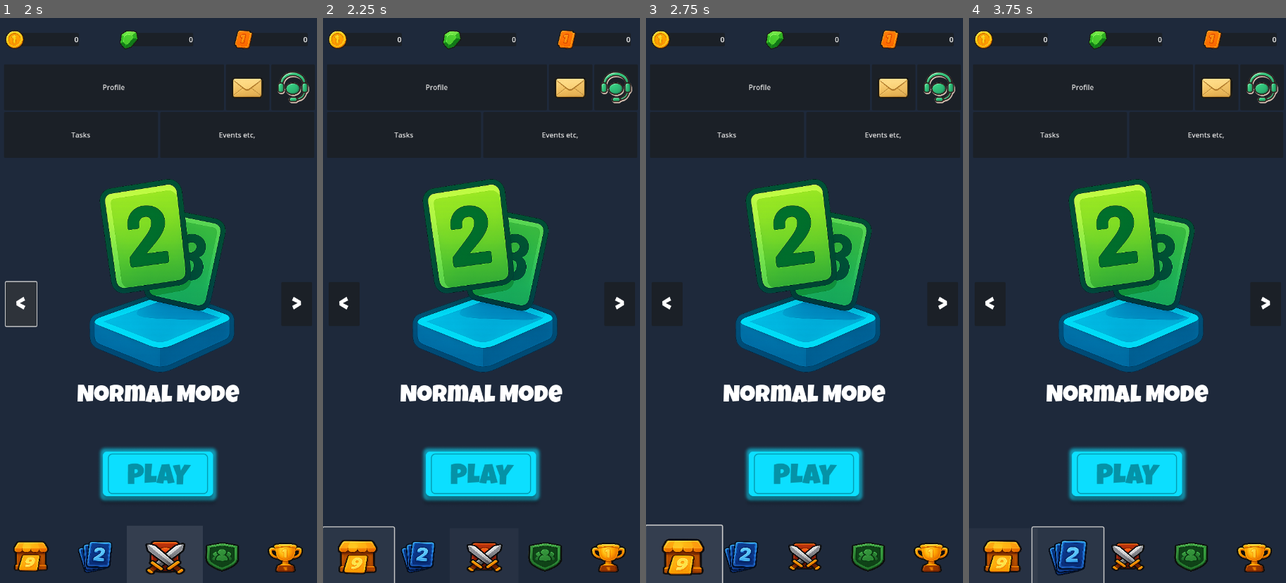
Above: before the commit, frames 1-4 (left to right).
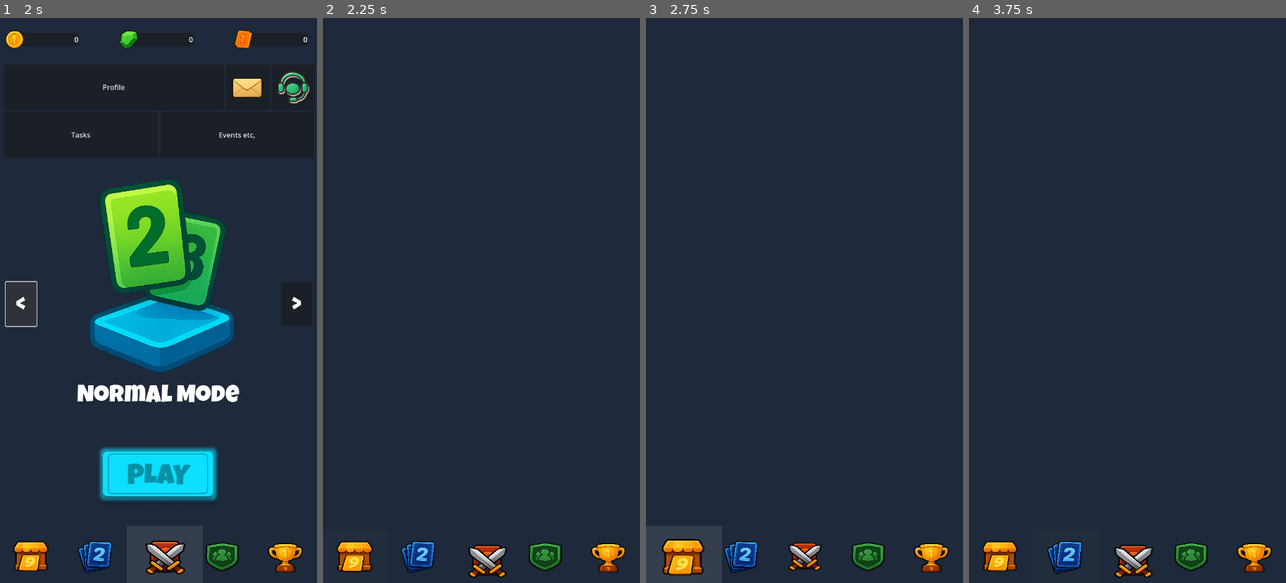
Above: after the commit, the same moments.

Repository: MannLester/TheNumbersGame
Game: Godot game, scene res://scenes/authentication_page/authentication_page.tscn
The game is run twice, just before and just after one commit, with the same random seed, the same clock (stepped at 60 frames per second) and the same inputs.
Inputs (mouse positions are in pixels of both pictures, inside the frame that each line leads up to):
- Up to frame 1 (2 s): click (158, 334) at 0.5 s; click (22, 306) at 1.27 s
- Up to frame 2 (2.25 s): click (354, 554) at 2.02 s
- Up to frame 3 (2.75 s): no input
- Up to frame 4 (3.75 s): click (1007, 554) at 2.77 s; click (1064, 554) at 3.52 s

Frame 1 is identical in both runs. In frame 2, 18% of the frame differs, in the area x 0-98%, y 2-100%; in frame 3, 17%; in frame 4, 19%, in the area x 1-98%, y 2-100%.

Commit message:
Navigation From Tabs

Diff:
--- /dev/null
+++ b/scenes/card_collection_page/card_collection_page.tscn
@@ -0,0 +1,23 @@
+[gd_scene load_steps=2 format=3 uid="uid://bvwow334624be"]
+
+[ext_resource type="PackedScene" uid="uid://c6fl2vycdfhg3" path="res://scenes/home_page/home_bottom_tabs.tscn" id="1_avj4x"]
+
+[node name="Control" type="Control"]
+layout_mode = 3
+anchors_preset = 15
+anchor_right = 1.0
+anchor_bottom = 1.0
+grow_horizontal = 2
+grow_vertical = 2
+
+[node name="ColorRect" type="ColorRect" parent="."]
+layout_mode = 1
+anchors_preset = 15
+anchor_right = 1.0
+anchor_bottom = 1.0
+grow_horizontal = 2
+grow_vertical = 2
+color = Color(0.117647, 0.160784, 0.231373, 1)
+
+[node name="Control" parent="." instance=ExtResource("1_avj4x")]
+layout_mode = 1
--- /dev/null
+++ b/scenes/club_page/club_page.tscn
@@ -0,0 +1,23 @@
+[gd_scene load_steps=2 format=3 uid="uid://der3e763filh2"]
+
+[ext_resource type="PackedScene" uid="uid://c6fl2vycdfhg3" path="res://scenes/home_page/home_bottom_tabs.tscn" id="1_h3fdw"]
+
+[node name="Control" type="Control"]
+layout_mode = 3
+anchors_preset = 15
+anchor_right = 1.0
+anchor_bottom = 1.0
+grow_horizontal = 2
+grow_vertical = 2
+
+[node name="ColorRect" type="ColorRect" parent="."]
+layout_mode = 1
+anchors_preset = 15
+anchor_right = 1.0
+anchor_bottom = 1.0
+grow_horizontal = 2
+grow_vertical = 2
+color = Color(0.117647, 0.160784, 0.231373, 1)
+
+[node name="Control" parent="." instance=ExtResource("1_h3fdw")]
+layout_mode = 1
--- a/scenes/home_page/home_bottom_tabs.tscn
+++ b/scenes/home_page/home_bottom_tabs.tscn
@@ -7,7 +7,7 @@
 [ext_resource type="Texture2D" uid="uid://cxqw11fmgdqvw" path="res://assets/icons/club_icon.png" id="4_q8oi7"]
 [ext_resource type="Texture2D" uid="uid://c83y2c114o2kn" path="res://assets/icons/leaderboard_icon.png" id="5_f216s"]
 
-[node name="Control" type="Control"]
+[node name="HomeBottomTabs" type="Control"]
 custom_minimum_size = Vector2(0, 120)
 layout_mode = 3
 anchors_preset = 12
@@ -18,38 +18,38 @@
 grow_vertical = 0
 script = ExtResource("1_wywqs")
 
-[node name="MarginContainer" type="MarginContainer" parent="."]
-layout_mode = 1
-anchors_preset = 15
-anchor_right = 1.0
-anchor_bottom = 1.0
-grow_horizontal = 2
-grow_vertical = 2
-
-[node name="HBoxContainer" type="HBoxContainer" parent="MarginContainer"]
+[node name="HomeBottomMargin" type="MarginContainer" parent="."]
+layout_mode = 1
+anchors_preset = 15
+anchor_right = 1.0
+anchor_bottom = 1.0
+grow_horizontal = 2
+grow_vertical = 2
+
+[node name="HomeBottomContainer" type="HBoxContainer" parent="HomeBottomMargin"]
 custom_minimum_size = Vector2(144, 120)
 layout_mode = 2
 theme_override_constants/separation = 0
 
-[node name="MarginContainer" type="MarginContainer" parent="MarginContainer/HBoxContainer"]
-layout_mode = 2
-size_flags_horizontal = 3
-
-[node name="Button" type="Button" parent="MarginContainer/HBoxContainer/MarginContainer"]
-custom_minimum_size = Vector2(144, 120)
-layout_mode = 2
-size_flags_horizontal = 3
-size_flags_vertical = 3
-
-[node name="ColorRect" type="ColorRect" parent="MarginContainer/HBoxContainer/MarginContainer/Button"]
-layout_mode = 1
-anchors_preset = 15
-anchor_right = 1.0
-anchor_bottom = 1.0
-grow_horizontal = 2
-grow_vertical = 2
-
-[node name="TextureRect" type="TextureRect" parent="MarginContainer/HBoxContainer/MarginContainer/Button"]
+[node name="ShopButtonMargin" type="MarginContainer" parent="HomeBottomMargin/HomeBottomContainer"]
+layout_mode = 2
+size_flags_horizontal = 3
+
+[node name="ShopButton" type="Button" parent="HomeBottomMargin/HomeBottomContainer/ShopButtonMargin"]
+custom_minimum_size = Vector2(144, 120)
+layout_mode = 2
+size_flags_horizontal = 3
+size_flags_vertical = 3
+
+[node name="ShopButtonColor" type="ColorRect" parent="HomeBottomMargin/HomeBottomContainer/ShopButtonMargin/ShopButton"]
+layout_mode = 1
+anchors_preset = 15
+anchor_right = 1.0
+anchor_bottom = 1.0
+grow_horizontal = 2
+grow_vertical = 2
+
+[node name="ShopButtonIcon" type="TextureRect" parent="HomeBottomMargin/HomeBottomContainer/ShopButtonMargin/ShopButton"]
 layout_mode = 1
 anchors_preset = 8
 anchor_left = 0.5
@@ -65,25 +65,25 @@
 texture = ExtResource("1_nk25n")
 expand_mode = 3
 
-[node name="MarginContainer2" type="MarginContainer" parent="MarginContainer/HBoxContainer"]
-layout_mode = 2
-size_flags_horizontal = 3
-
-[node name="Button" type="Button" parent="MarginContainer/HBoxContainer/MarginContainer2"]
-custom_minimum_size = Vector2(144, 120)
-layout_mode = 2
-size_flags_horizontal = 3
-size_flags_vertical = 3
-
-[node name="ColorRect" type="ColorRect" parent="MarginContainer/HBoxContainer/MarginContainer2/Button"]
-layout_mode = 1
-anchors_preset = 15
-anchor_right = 1.0
-anchor_bottom = 1.0
-grow_horizontal = 2
-grow_vertical = 2
-
-[node name="TextureRect" type="TextureRect" parent="MarginContainer/HBoxContainer/MarginContainer2/Button"]
+[node name="CardButtonMargin" type="MarginContainer" parent="HomeBottomMargin/HomeBottomContainer"]
+layout_mode = 2
+size_flags_horizontal = 3
+
+[node name="CardButton" type="Button" parent="HomeBottomMargin/HomeBottomContainer/CardButtonMargin"]
+custom_minimum_size = Vector2(144, 120)
+layout_mode = 2
+size_flags_horizontal = 3
+size_flags_vertical = 3
+
+[node name="CardButtonColor" type="ColorRect" parent="HomeBottomMargin/HomeBottomContainer/CardButtonMargin/CardButton"]
+layout_mode = 1
+anchors_preset = 15
+anchor_right = 1.0
+anchor_bottom = 1.0
+grow_horizontal = 2
+grow_vertical = 2
+
+[node name="CardButtonIcon" type="TextureRect" parent="HomeBottomMargin/HomeBottomContainer/CardButtonMargin/CardButton"]
 layout_mode = 1
 anchors_preset = 8
 anchor_left = 0.5
@@ -99,25 +99,25 @@
 texture = ExtResource("2_khki1")
 expand_mode = 3
 
-[node name="MarginContainer3" type="MarginContainer" parent="MarginContainer/HBoxContainer"]
-layout_mode = 2
-size_flags_horizontal = 3
-
-[node name="Button" type="Button" parent="MarginContainer/HBoxContainer/MarginContainer3"]
-custom_minimum_size = Vector2(144, 120)
-layout_mode = 2
-size_flags_horizontal = 3
-size_flags_vertical = 3
-
-[node name="ColorRect" type="ColorRect" parent="MarginContainer/HBoxContainer/MarginContainer3/Button"]
-layout_mode = 1
-anchors_preset = 15
-anchor_right = 1.0
-anchor_bottom = 1.0
-grow_horizontal = 2
-grow_vertical = 2
-
-[node name="TextureRect" type="TextureRect" parent="MarginContainer/HBoxContainer/MarginContainer3/Button"]
+[node name="BattleButtonMargin" type="MarginContainer" parent="HomeBottomMargin/HomeBottomContainer"]
+layout_mode = 2
+size_flags_horizontal = 3
+
+[node name="BattleButton" type="Button" parent="HomeBottomMargin/HomeBottomContainer/BattleButtonMargin"]
+custom_minimum_size = Vector2(144, 120)
+layout_mode = 2
+size_flags_horizontal = 3
+size_flags_vertical = 3
+
+[node name="BattleButtonColor" type="ColorRect" parent="HomeBottomMargin/HomeBottomContainer/BattleButtonMargin/BattleButton"]
+layout_mode = 1
+anchors_preset = 15
+anchor_right = 1.0
+anchor_bottom = 1.0
+grow_horizontal = 2
+grow_vertical = 2
+
+[node name="BattleButtonIcon" type="TextureRect" parent="HomeBottomMargin/HomeBottomContainer/BattleButtonMargin/BattleButton"]
 layout_mode = 1
 anchors_preset = 8
 anchor_left = 0.5
@@ -133,25 +133,25 @@
 texture = ExtResource("3_xn54x")
 expand_mode = 3
 
-[node name="MarginContainer4" type="MarginContainer" parent="MarginContainer/HBoxContainer"]
-layout_mode = 2
-size_flags_horizontal = 3
-
-[node name="Button" type="Button" parent="MarginContainer/HBoxContainer/MarginContainer4"]
-custom_minimum_size = Vector2(144, 120)
-layout_mode = 2
-size_flags_horizontal = 3
-size_flags_vertical = 3
-
-[node name="ColorRect" type="ColorRect" parent="MarginContainer/HBoxContainer/MarginContainer4/Button"]
-layout_mode = 1
-anchors_preset = 15
-anchor_right = 1.0
-anchor_bottom = 1.0
-grow_horizontal = 2
-grow_vertical = 2
-
-[node name="TextureRect" type="TextureRect" parent="MarginContainer/HBoxContainer/MarginContainer4/Button"]
+[node name="ClubButtonMargin" type="MarginContainer" parent="HomeBottomMargin/HomeBottomContainer"]
+layout_mode = 2
+size_flags_horizontal = 3
+
+[node name="ClubButton" type="Button" parent="HomeBottomMargin/HomeBottomContainer/ClubButtonMargin"]
+custom_minimum_size = Vector2(144, 120)
+layout_mode = 2
+size_flags_horizontal = 3
+size_flags_vertical = 3
+
+[node name="ClubButtonColor" type="ColorRect" parent="HomeBottomMargin/HomeBottomContainer/ClubButtonMargin/ClubButton"]
+layout_mode = 1
+anchors_preset = 15
+anchor_right = 1.0
+anchor_bottom = 1.0
+grow_horizontal = 2
+grow_vertical = 2
+
+[node name="ClubButtonIcon" type="TextureRect" parent="HomeBottomMargin/HomeBottomContainer/ClubButtonMargin/ClubButton"]
 layout_mode = 1
 anchors_preset = 8
 anchor_left = 0.5
@@ -167,25 +167,25 @@
 texture = ExtResource("4_q8oi7")
 expand_mode = 3
 
-[node name="MarginContainer5" type="MarginContainer" parent="MarginContainer/HBoxContainer"]
-layout_mode = 2
-size_flags_horizontal = 3
-
-[node name="Button" type="Button" parent="MarginContainer/HBoxContainer/MarginContainer5"]
-custom_minimum_size = Vector2(144, 120)
-layout_mode = 2
-size_flags_horizontal = 3
-size_flags_vertical = 3
-
-[node name="ColorRect" type="ColorRect" parent="MarginContainer/HBoxContainer/MarginContainer5/Button"]
-layout_mode = 1
-anchors_preset = 15
-anchor_right = 1.0
-anchor_bottom = 1.0
-grow_horizontal = 2
-grow_vertical = 2
-
-[node name="TextureRect" type="TextureRect" parent="MarginContainer/HBoxContainer/MarginContainer5/Button"]
+[node name="LeaderboardButtonMargin" type="MarginContainer" parent="HomeBottomMargin/HomeBottomContainer"]
+layout_mode = 2
+size_flags_horizontal = 3
+
+[node name="LeaderboardButton" type="Button" parent="HomeBottomMargin/HomeBottomContainer/LeaderboardButtonMargin"]
+custom_minimum_size = Vector2(144, 120)
+layout_mode = 2
+size_flags_horizontal = 3
+size_flags_vertical = 3
+
+[node name="LeaderboardButtonColor" type="ColorRect" parent="HomeBottomMargin/HomeBottomContainer/LeaderboardButtonMargin/LeaderboardButton"]
+layout_mode = 1
+anchors_preset = 15
+anchor_right = 1.0
+anchor_bottom = 1.0
+grow_horizontal = 2
+grow_vertical = 2
+
+[node name="LeaderboardButtonIcon" type="TextureRect" parent="HomeBottomMargin/HomeBottomContainer/LeaderboardButtonMargin/LeaderboardButton"]
 layout_mode = 1
 anchors_preset = 8
 anchor_left = 0.5
--- /dev/null
+++ b/scenes/leaderboard_page/leaderboard_page.tscn
@@ -0,0 +1,23 @@
+[gd_scene load_steps=2 format=3 uid="uid://dxk82virnrfbm"]
+
+[ext_resource type="PackedScene" uid="uid://c6fl2vycdfhg3" path="res://scenes/home_page/home_bottom_tabs.tscn" id="1_4oxyw"]
+
+[node name="Control" type="Control"]
+layout_mode = 3
+anchors_preset = 15
+anchor_right = 1.0
+anchor_bottom = 1.0
+grow_horizontal = 2
+grow_vertical = 2
+
+[node name="ColorRect" type="ColorRect" parent="."]
+layout_mode = 1
+anchors_preset = 15
+anchor_right = 1.0
+anchor_bottom = 1.0
+grow_horizontal = 2
+grow_vertical = 2
+color = Color(0.117647, 0.160784, 0.231373, 1)
+
+[node name="Control" parent="." instance=ExtResource("1_4oxyw")]
+layout_mode = 1
--- /dev/null
+++ b/scenes/shop_page/shop_page.tscn
@@ -0,0 +1,23 @@
+[gd_scene load_steps=2 format=3 uid="uid://bdqmlt1x1juwy"]
+
+[ext_resource type="PackedScene" uid="uid://c6fl2vycdfhg3" path="res://scenes/home_page/home_bottom_tabs.tscn" id="1_bmfl5"]
+
+[node name="Control" type="Control"]
+layout_mode = 3
+anchors_preset = 15
+anchor_right = 1.0
+anchor_bottom = 1.0
+grow_horizontal = 2
+grow_vertical = 2
+
+[node name="ColorRect" type="ColorRect" parent="."]
+layout_mode = 1
+anchors_preset = 15
+anchor_right = 1.0
+anchor_bottom = 1.0
+grow_horizontal = 2
+grow_vertical = 2
+color = Color(0.117647, 0.160784, 0.231373, 1)
+
+[node name="Control" parent="." instance=ExtResource("1_bmfl5")]
+layout_mode = 1
--- a/scripts/home_bottom_tabs.gd
+++ b/scripts/home_bottom_tabs.gd
@@ -18,13 +18,86 @@
 
 # Called when the node enters the scene tree for the first time.
 func _ready() -> void:
+	#Tab Buttons
+	var shop_button = $HomeBottomMargin/HomeBottomContainer/ShopButtonMargin/ShopButton
+	var card_button = $HomeBottomMargin/HomeBottomContainer/CardButtonMargin/CardButton
+	var battle_button =$HomeBottomMargin/HomeBottomContainer/BattleButtonMargin/BattleButton
+	var club_button = $HomeBottomMargin/HomeBottomContainer/ClubButtonMargin/ClubButton
+	var leaderboard_button = $HomeBottomMargin/HomeBottomContainer/LeaderboardButtonMargin/LeaderboardButton
+
 	setup_tabs()
 	setup_responsive_layout()
-	# Set Battle tab as default selected
-	select_tab(2, false)  # Don't emit signal on initial setup
+
+	# Get the current tab state from GameManager or determine from current scene
+	var current_tab = get_current_tab_from_scene()
+	select_tab(current_tab, false)  # Don't emit signal on initial setup
+
+	#Tabs Navigation
+	if shop_button:
+		shop_button.pressed.connect(on_shop_button_clicked)
+	if card_button:
+		card_button.pressed.connect(on_card_button_clicked)
+	if battle_button:
+		battle_button.pressed.connect(on_battle_button_clicked)
+	if club_button:
+		club_button.pressed.connect(on_club_button_clicked)
+	if leaderboard_button:
+		leaderboard_button.pressed.connect(on_leaderboard_button_clicked)
+
+# Determine which tab should be selected based on current scene
+func get_current_tab_from_scene() -> int:
+	var current_scene = get_tree().current_scene
+	if current_scene:
+		var scene_name = current_scene.scene_file_path
+
+		# Map scene paths to tab indices
+		if scene_name.contains("shop_page"):
+			return 0  # Shop
+		elif scene_name.contains("card_collection_page"):
+			return 1  # Cards
+		elif scene_name.contains("home_page"):
+			return 2  # Battle (home)
+		elif scene_name.contains("club_page"):
+			return 3  # Club
+		elif scene_name.contains("leaderboard_page"):
+			return 4  # Leaderboard
+
+	# Default to Battle if scene not recognized
+	return 2
+
+func on_shop_button_clicked():
+	print("Shop Button selected")
+	select_tab(0, true)  # Update tab state before navigation
+	# Small delay to allow tab animation before scene change
+	await get_tree().create_timer(0.1).timeout
+	get_tree().change_scene_to_file("res://scenes/shop_page/shop_page.tscn")
+
+func on_card_button_clicked():
+	print("Card Button selected")
+	select_tab(1, true)  # Update tab state before navigation
+	await get_tree().create_timer(0.1).timeout
+	get_tree().change_scene_to_file("res://scenes/card_collection_page/card_collection_page.tscn")
+
+func on_battle_button_clicked():
+	print("Battle Button selected")
+	select_tab(2, true)  # Update tab state before navigation
+	await get_tree().create_timer(0.1).timeout
+	get_tree().change_scene_to_file("res://scenes/home_page/home_page.tscn")
+
+func on_club_button_clicked():
+	print("Club Button selected")
+	select_tab(3, true)  # Update tab state before navigation
+	await get_tree().create_timer(0.1).timeout
+	get_tree().change_scene_to_file("res://scenes/club_page/club_page.tscn")
+
+func on_leaderboard_button_clicked():
+	print("Leaderboard Button selected")
+	select_tab(4, true)  # Update tab state before navigation
+	await get_tree().create_timer(0.1).timeout
+	get_tree().change_scene_to_file("res://scenes/leaderboard_page/leaderboard_page.tscn")
 
 func setup_tabs():
-	var hbox = $MarginContainer/HBoxContainer
+	var hbox = $HomeBottomMargin/HomeBottomContainer
 
 	# Clear existing arrays
 	tab_buttons.clear()
@@ -145,8 +218,8 @@
 	var new_height = max(80, base_tab_size.y * scale_factor)
 	self.custom_minimum_size = Vector2(0, new_height)
 
-	# Scale HBoxContainer
-	var hbox = $MarginContainer/HBoxContainer
+	# Scale HBoxContainer - Fix the path here
+	var hbox = $HomeBottomMargin/HomeBottomContainer
 	if hbox:
 		var new_tab_width = max(80, base_tab_size.x * scale_factor)
 		hbox.custom_minimum_size = Vector2(new_tab_width, new_height)
